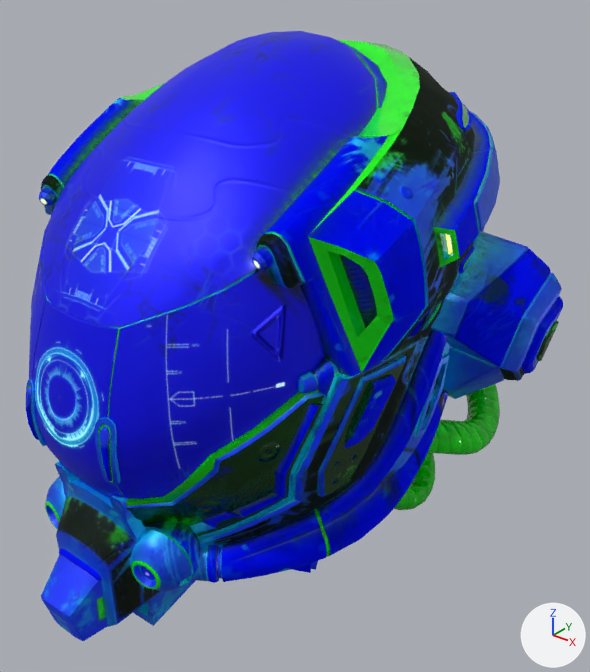
The glTF model public/model.glb, before and after one commit.
Camera for both pictures: a 50 mm camera at (1.8, -1.85, 1.18) aimed at (0.13, 0.23, -0.11). Lighting does not change. The marker at lower right points along +X, +Y and +Z. The picture after the commit comes second. Where no turn or scale is listed for an object, it has been applied to the vertices.

Before the edit, the objects in view are built like this:
```python
ob_node_damagedhelmet__6514 = bpy.data.objects.new('node_damagedHelmet_-6514', me_mesh_helmet_lp_13930damagedhelmet)
ob_node_damagedhelmet__6514.location = (0.0, 0.0, 0.0)
```
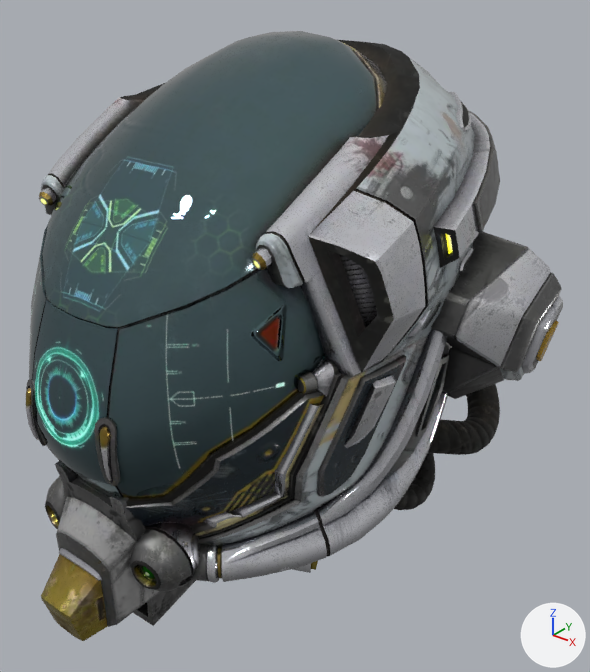
Where the newer file only moved an object's origin or applied its transform, the numbers keep the older frame.

Patch to the scene script:
```diff
--- a/public/model.glb.py
+++ b/public/model.glb.py
@@ img_image_0 @@
-img_image_0 = load_image('Image_0', '_unpacked/Image_0', 2048, 2048, 'sRGB')
+img_image_0 = load_image('Image_0', '_unpacked/Image_0', 1024, 1024, 'Non-Color')
@@ img_image_1 @@
-img_image_1 = load_image('Image_1', '_unpacked/Image_1', 2048, 2048, 'Non-Color')
+img_image_1 = load_image('Image_1', '_unpacked/Image_1', 1024, 1024, 'sRGB')
@@ img_image_3 @@
+img_image_3 = load_image('Image_3', '_unpacked/Image_3', 1024, 1024, 'Non-Color')
@@ mat_material_mr @@
 n3 = _N.new('ShaderNodeTexImage'); n3.name = 'Image Texture.001'
-n3.image = img_image_0
+n3.image = img_image_1
 n4 = _N.new('ShaderNodeSeparateColor'); n4.name = 'Separate Color'
 n5 = _N.new('ShaderNodeTexImage'); n5.name = 'Image Texture.002'
-n5.image = img_image_1
+n5.image = img_image_0
 n6 = _N.new('ShaderNodeNormalMap'); n6.name = 'Normal Map'
@@ mat_material_mr @@
 n7 = _N.new('ShaderNodeTexImage'); n7.name = 'Image Texture.003'
-n7.image = img_image_4
+n7.image = img_image_3
 _L.new(n0.outputs[0], n1.inputs[0])  # 'BSDF' to 'Surface'
```

Boxes (x1, y1, x2, y2) around the edits, measured in the pictures (590 x 672 px):
'node_damagedHelmet_-6514', surface changed: (26, 31, 563, 641) in both
